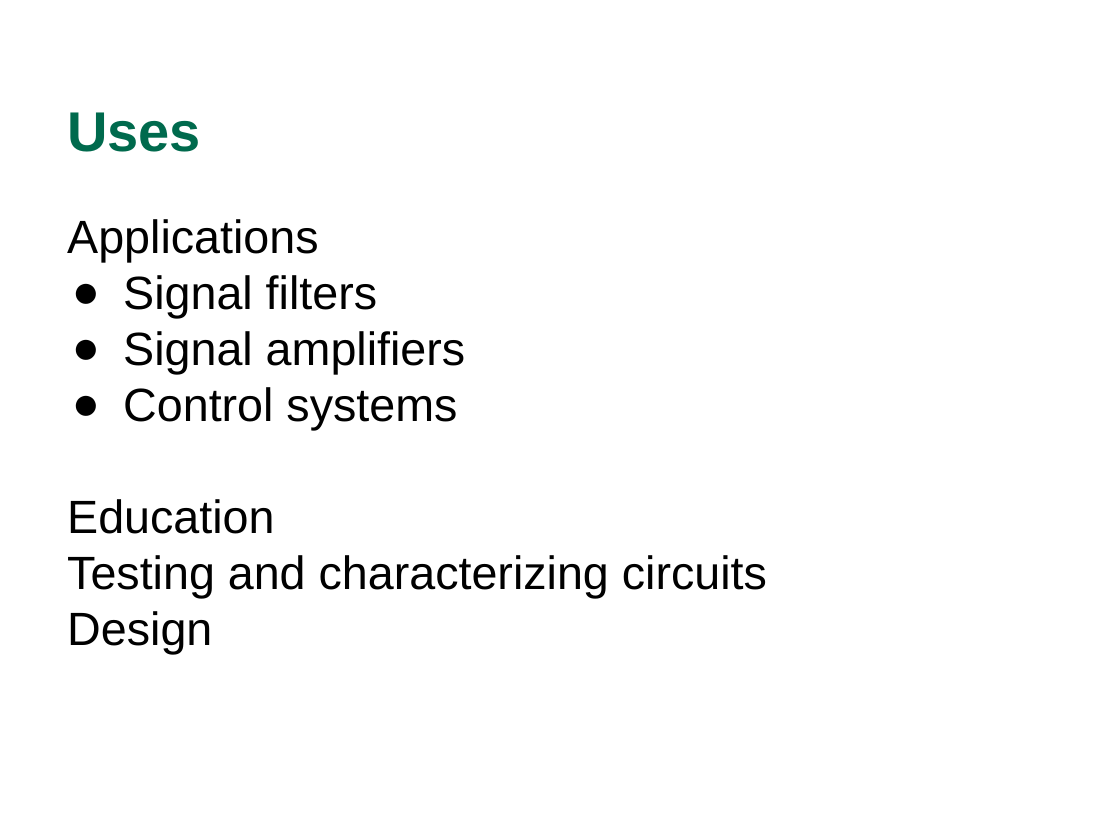
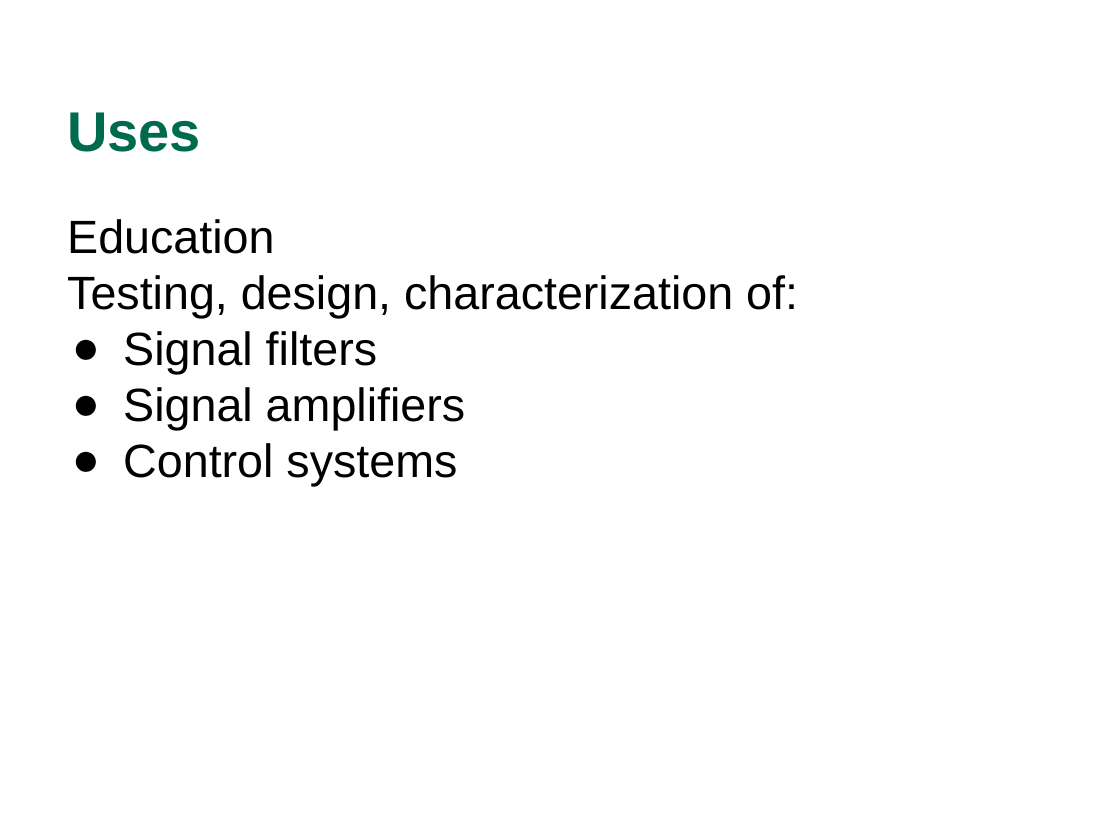
Before and after one commit to WCP52/docs, a slide deck: slide 4 of official/intpres/WCP52 Gain-Phase Interim Presentation.pptx. Drawn at 1120x840 pixels with LibreOffice and Linux fonts; fonts in the diff are those of the drawing. Boxes give left, top, right and bottom in pixels: in the first picture for what was removed or moved away, otherwise in the second. Text is boxed around its words. In the diff, an @@ line names an element or a change of style, - is before the commit and + after.

Commit message:
Updated presentation

```diff
--- a/official/intpres/WCP52 Gain-Phase Interim Presentation.pptx
+++ b/official/intpres/WCP52 Gain-Phase Interim Presentation.pptx
@@ text at [67, 219, 798, 319]: text changed @@
-Applications
+Education
+Testing, design, characterization of:
@@ text at [67, 499, 767, 655]: paragraphs removed @@
-Education
-Testing and characterizing circuits
-Design
```
Also in this commit, not shown: 4 other slides changed, 2 other files.
